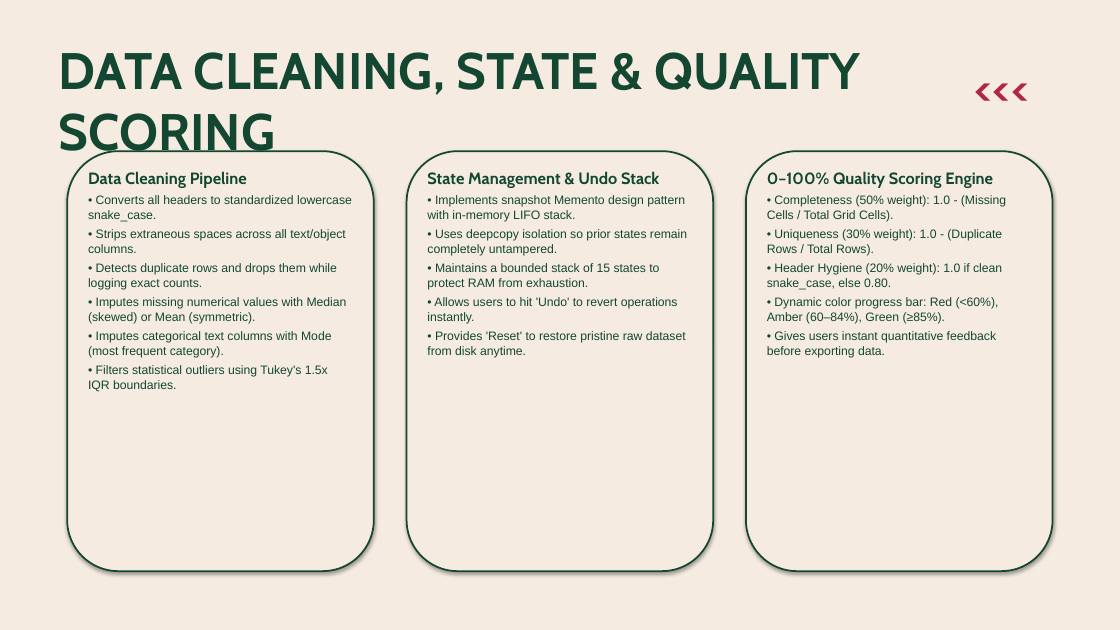
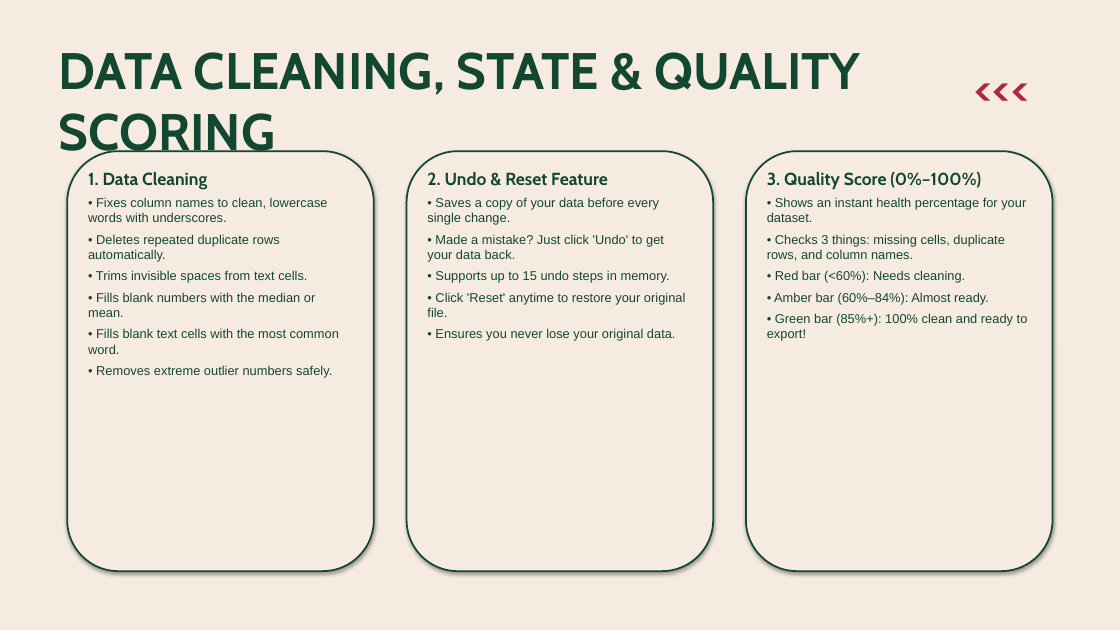
Before and after one commit to JISHU-GHOSH/csv-data-cleaner-analytics, a slide deck: slide 9 of CSV_Cleaner_14_Pages_Presentation.pptx. Drawn at 1120x630 pixels with LibreOffice and Linux fonts; fonts in the diff are those of the drawing. Boxes give left, top, right and bottom in pixels: in the first picture for what was removed or moved away, otherwise in the second. Text is boxed around its words. In the diff, an @@ line names an element or a change of style, - is before the commit and + after.

Commit message:
feat: simplify PPT language across all 14 slides to plain conversational English

```diff
--- a/CSV_Cleaner_14_Pages_Presentation.pptx
+++ b/CSV_Cleaner_14_Pages_Presentation.pptx
@@ text at (88, 172, 339, 378): text changed; size 10.5 to 11 pt @@
-Data Cleaning Pipeline
-• Converts all headers to standardized lowercase snake_case.
-• Strips extraneous spaces across all text/object columns.
-• Detects duplicate rows and drops them while logging exact counts.
-• Imputes missing numerical values with Median (skewed) or Mean (symmetric).
-• Imputes categorical text columns with Mode (most frequent category).
-• Filters statistical outliers using Tukey's 1.5x IQR boundaries.
+1. Data Cleaning
+• Fixes column names to clean, lowercase words with underscores.
+• Deletes repeated duplicate rows automatically.
+• Trims invisible spaces from text cells.
+• Fills blank numbers with the median or mean.
+• Fills blank text cells with the most common word.
+• Removes extreme outlier numbers safely.
@@ text at (427, 172, 685, 341): text changed; size 10.5 to 11 pt @@
-State Management & Undo Stack
-• Implements snapshot Memento design pattern with in-memory LIFO stack.
-• Uses deepcopy isolation so prior states remain completely untampered.
-• Maintains a bounded stack of 15 states to protect RAM from exhaustion.
-• Allows users to hit 'Undo' to revert operations instantly.
-• Provides 'Reset' to restore pristine raw dataset from disk anytime.
+2. Undo & Reset Feature
+• Saves a copy of your data before every single change.
+• Made a mistake? Just click 'Undo' to get your data back.
+• Supports up to 15 undo steps in memory.
+• Click 'Reset' anytime to restore your original file.
+• Ensures you never lose your original data.
@@ text at (767, 172, 1028, 341): text changed; size 10.5 to 11 pt @@
-0–100% Quality Scoring Engine
-• Completeness (50% weight): 1.0 - (Missing Cells / Total Grid Cells).
-• Uniqueness (30% weight): 1.0 - (Duplicate Rows / Total Rows).
-• Header Hygiene (20% weight): 1.0 if clean snake_case, else 0.80.
-• Dynamic color progress bar: Red (<60%), Amber (60–84%), Green (≥85%).
-• Gives users instant quantitative feedback before exporting data.
+3. Quality Score (0%–100%)
+• Shows an instant health percentage for your dataset.
+• Checks 3 things: missing cells, duplicate rows, and column names.
+• Red bar (<60%): Needs cleaning.
+• Amber bar (60%–84%): Almost ready.
+• Green bar (85%+): 100% clean and ready to export!
```
Also in this commit, not shown: 13 other slides changed, 1 other file.
